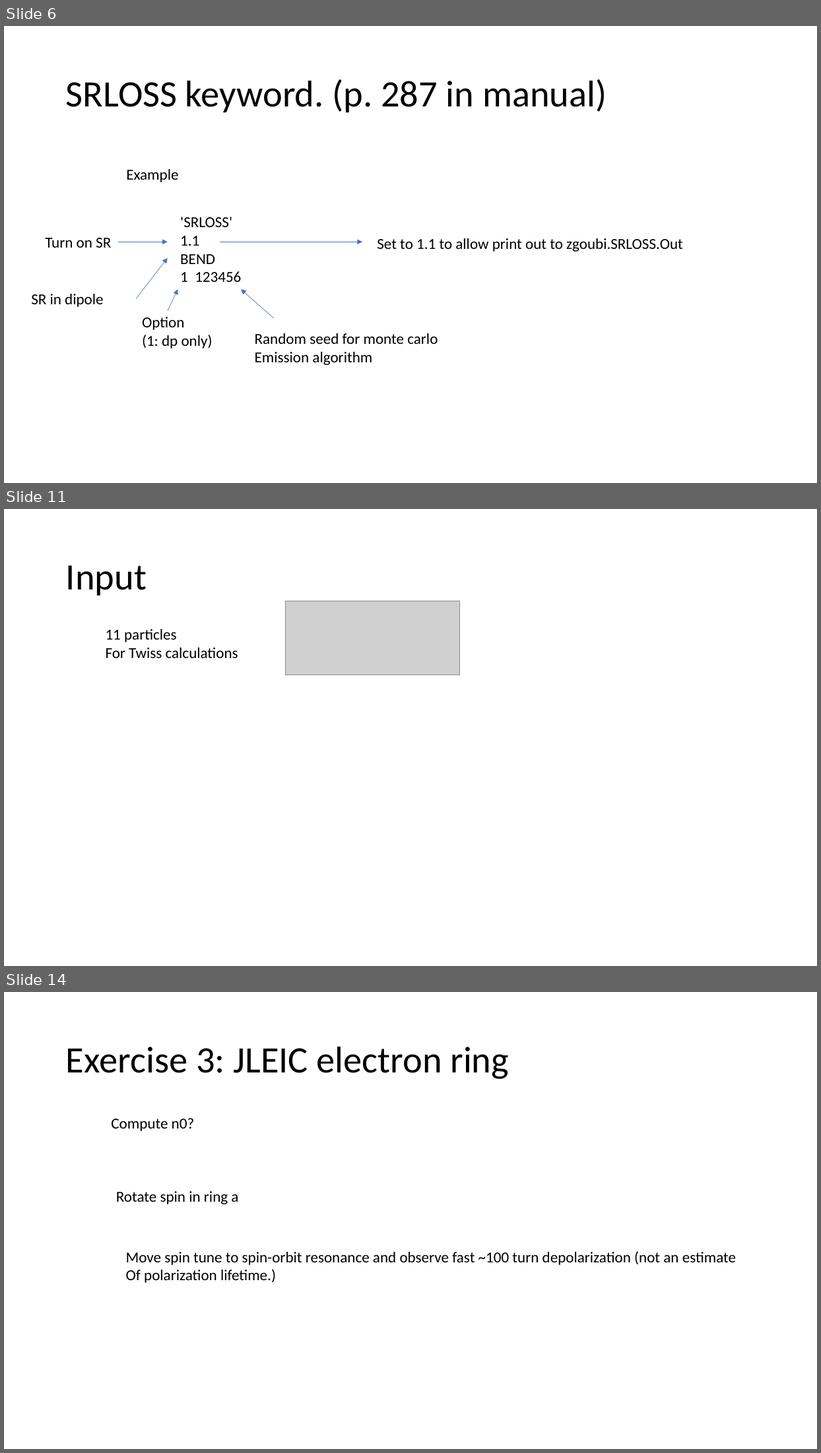
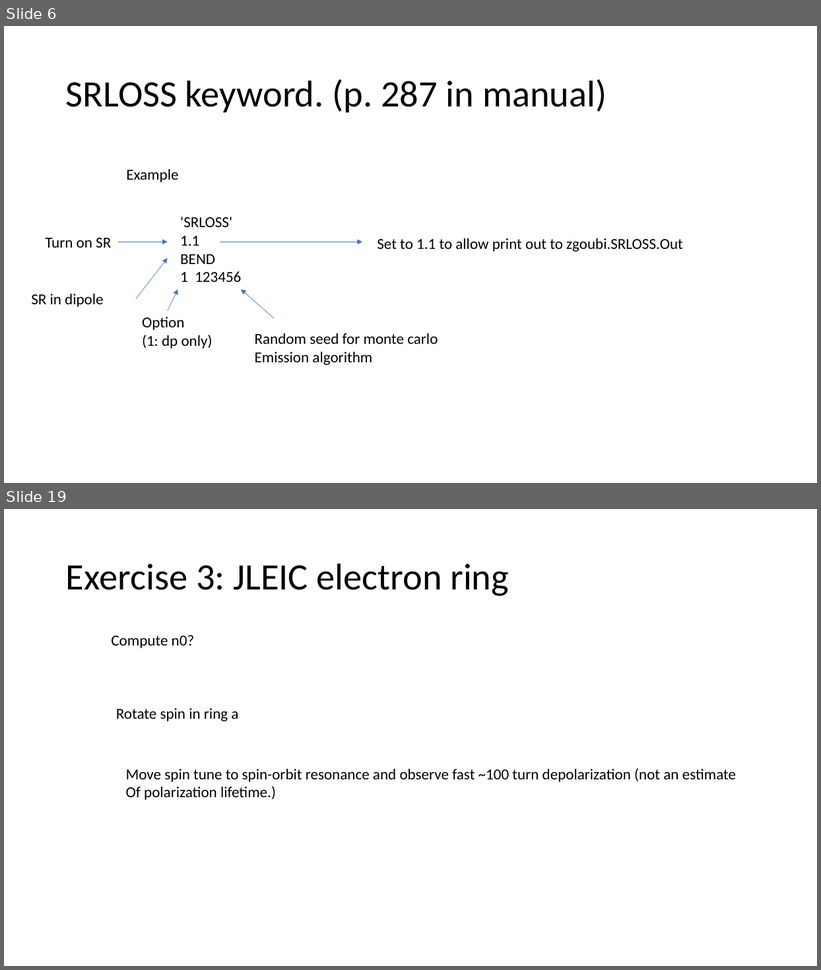
Before and after one commit to radiasoft/Zgoubi-Workshop, a slide deck: Tutorials/Tuesday/TutTu1/Tuesday Tutorial Slides.pptx. Shown one above the other, each under a label of ours: slides 6, 11 and 14 before the commit, slides 6 and 19 after it; the slides between them are not shown. The pictures are 821x1453 and 821x970 pixels, drawn with LibreOffice and Linux fonts; fonts in the diff are those of the drawing; grey boxes stand for pictures. Boxes give left, top, right and bottom in pixels: in the first picture for what was removed or moved away, otherwise in the second. Text is boxed around its words. In the diff, an @@ line names an element or a change of style, - is before the commit and + after.

```diff
--- a/Tutorials/Tuesday/TutTu1/Tuesday Tutorial Slides.pptx
+++ b/Tutorials/Tuesday/TutTu1/Tuesday Tutorial Slides.pptx
@@ slide 11 removed at [4, 509, 817, 966], background #FFFFFF @@
@@ title removed at [66, 565, 147, 595] @@
-Input
@@ picture removed at [285, 601, 459, 675] @@
@@ text removed at [106, 629, 238, 658] @@
-11 particles
-For Twiss calculations
@@ what was slide 14 is now slide 19 @@
```
Also in this commit, not shown: 4 slides changed, 10 slides added, 4 other slides removed.
